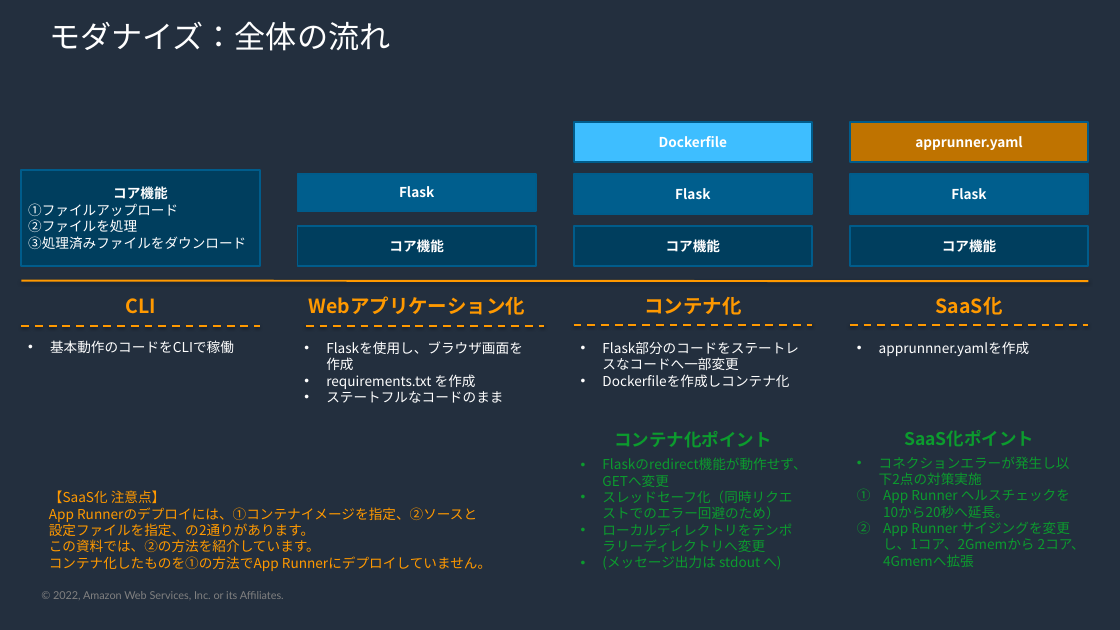
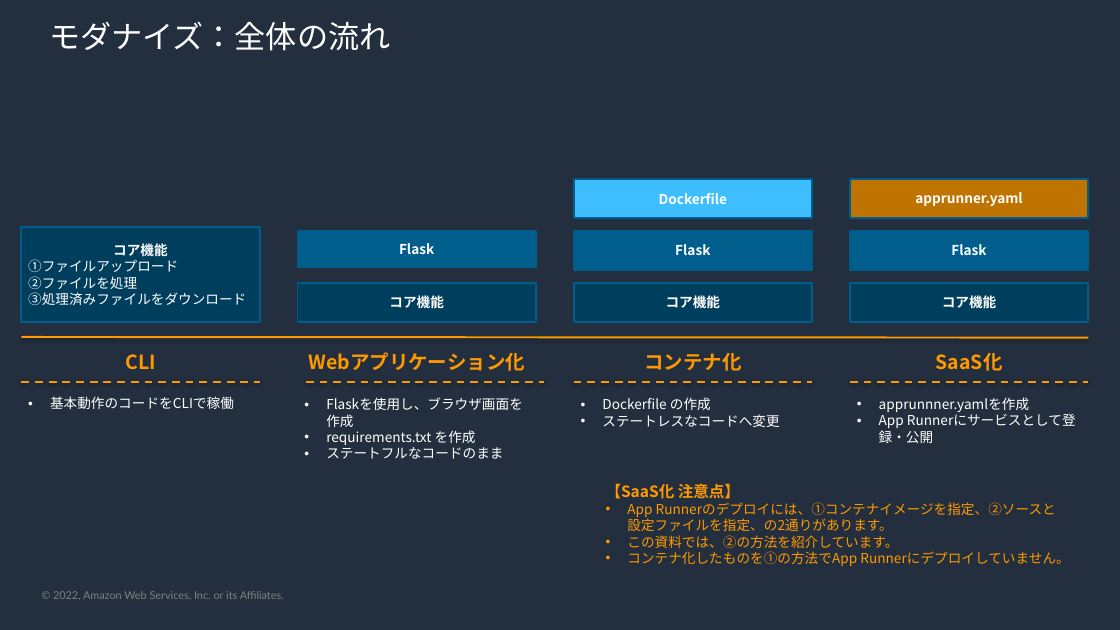
Before and after one commit to kmorooka/modern-skeleton, a slide deck: slide 6 of skeleton-guide.pptx. Drawn at 1120x630 pixels with LibreOffice and Linux fonts; fonts in the diff are those of the drawing; background and template pictures are left out. Boxes give left, top, right and bottom in pixels: in the first picture for what was removed or moved away, otherwise in the second. Text is boxed around its words. In the diff, an @@ line names an element or a change of style, - is before the commit and + after.

Commit message:
コードの整理とパワポの更新。

```diff
--- a/skeleton-guide.pptx
+++ b/skeleton-guide.pptx
@@ 9 rectangles, 6 texts, 5 lines: place and size @@
-9 rectangles, 6 texts, 5 lines at (21,122,1088,403)
+9 rectangles, 6 texts, 5 lines at (21,178,1088,459)
@@ text at (602,397,779,427): text changed @@
-• Flask部分のコードをステートレスなコードへ一部変更
-• Dockerfileを作成しコンテナ化
+• Dockerfile の作成
+• ステートレスなコードへ変更
@@ text "apprunnner.yamlを作成": place and size @@
-text "apprunnner.yamlを作成" at (879,341,1030,356)
+text "apprunnner.yamlを作成" at (879,397,1030,443)
@@ text at (879,415,933,443): paragraph added @@
+• App Runnerにサービスとして登録・公開
@@ text removed at (614,431,772,448) @@
-コンテナ化ポイント
@@ text removed at (904,430,1034,447) @@
-SaaS化ポイント
@@ text "【SaaS化 注意点】": place and size @@
-text "【SaaS化 注意点】" at (49,490,491,571)
+text "【SaaS化 注意点】" at (606,483,1069,566)
@@ text "【SaaS化 注意点】" at (606,483,1069,566): size 14 to 16 pt, bold on in "【SaaS化 注意点】"; bullet none to • @@
@@ text removed at (602,458,806,570) @@
-• Flaskのredirect機能が動作せず、GETへ変更
-• スレッドセーフ化（同時リクエストでのエラー回避のため）
-• ローカルディレクトリをテンポラリーディレクトリへ変更
-• (メッセージ出力は stdout へ)
@@ text removed at (879,456,1085,567) @@
-• コネクションエラーが発生し以下2点の対策実施
-1. App Runner ヘルスチェックを10から20秒へ延長。
-2. App Runner サイジングを変更し、1コア、2Gmemから 2コア、4Gmemへ拡張
```
Also in this commit, not shown: 14 other slides changed, 8 slides added, 1 slide removed, 3 other files.
